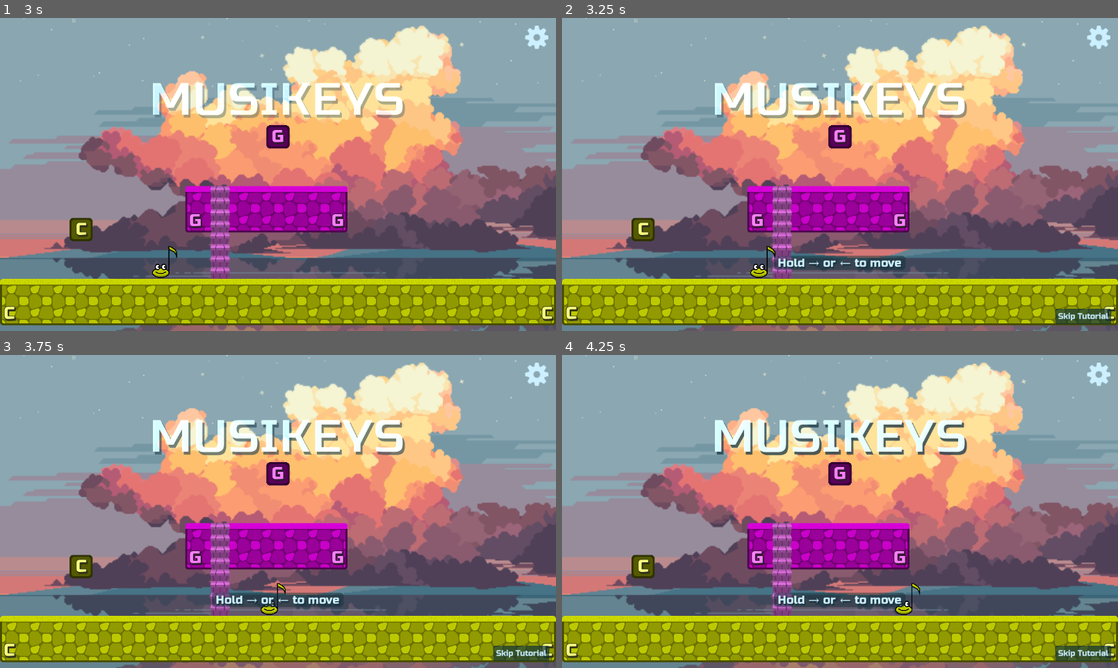
Above: before the commit, frames 1-4 (two rows, left to right).
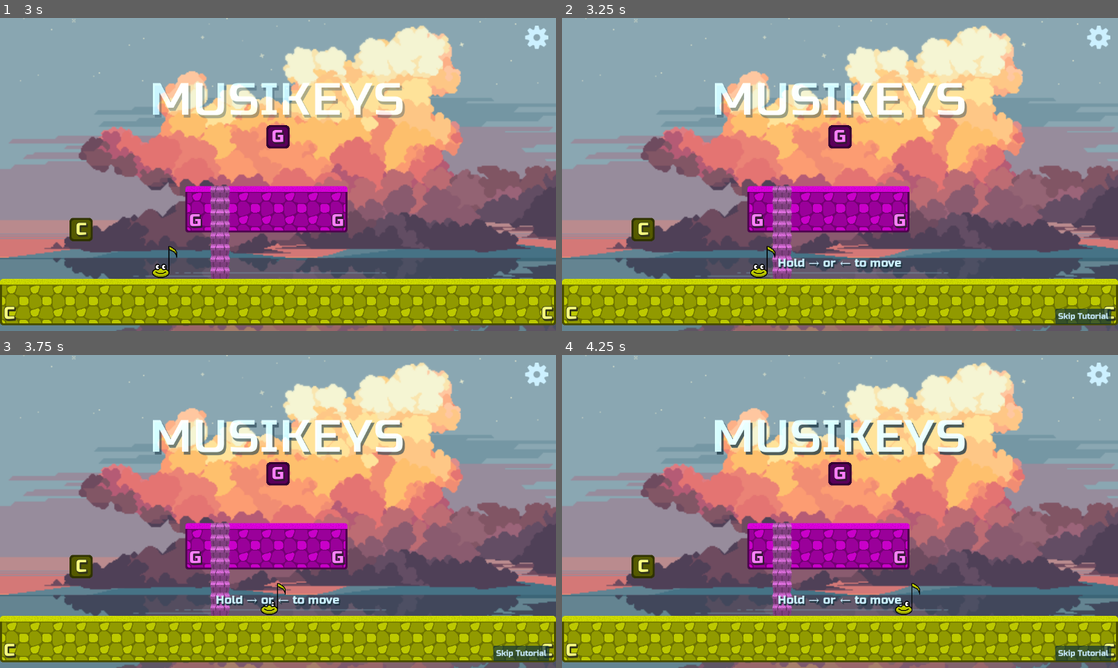
Above: after the commit, the same moments.

Repository: nicom7/game-off-2023
Game: Godot game, scene res://main.tscn
Same seed, same stepped clock (60 frames per second), same inputs: the game is played once before the commit and once after it.
Inputs:
- Up to frame 1 (3 s): tap Enter at 0.5 s; hold Right (ui_right) 0.53-2.03 s; hold Left (ui_left) 2.03-2.78 s; hold Right (ui_right) from 2.78 s (still down)
- Up to frame 2 (3.25 s): keep holding Right (ui_right)
- Up to frame 3 (3.75 s): keep holding Right (ui_right)
- Up to frame 4 (4.25 s): keep holding Right (ui_right)

Frame 1 is identical in both runs. In frame 2, 0.7% of the frame differs, in the area x 38-62%, y 75-81%; in frame 3, 0.7%; in frame 4, 0.7%.

Commit message:
Tweak confirm dialog

Diff:
--- a/gui/in_game_menu.tscn
+++ b/gui/in_game_menu.tscn
@@ -46,7 +46,7 @@
 transparent_bg = true
 title = "Confirm"
 initial_position = 2
-size = Vector2i(663, 100)
+size = Vector2i(663, 101)
 unresizable = true
 always_on_top = true
 popup_window = true
--- a/themes/label_style_box.tres
+++ b/themes/label_style_box.tres
@@ -6,6 +6,7 @@
 content_margin_right = 8.0
 content_margin_bottom = 0.0
 bg_color = Color(0.0627451, 0.192157, 0.219608, 0.501961)
+draw_center = false
 corner_radius_top_left = 8
 corner_radius_top_right = 8
 corner_radius_bottom_right = 8
